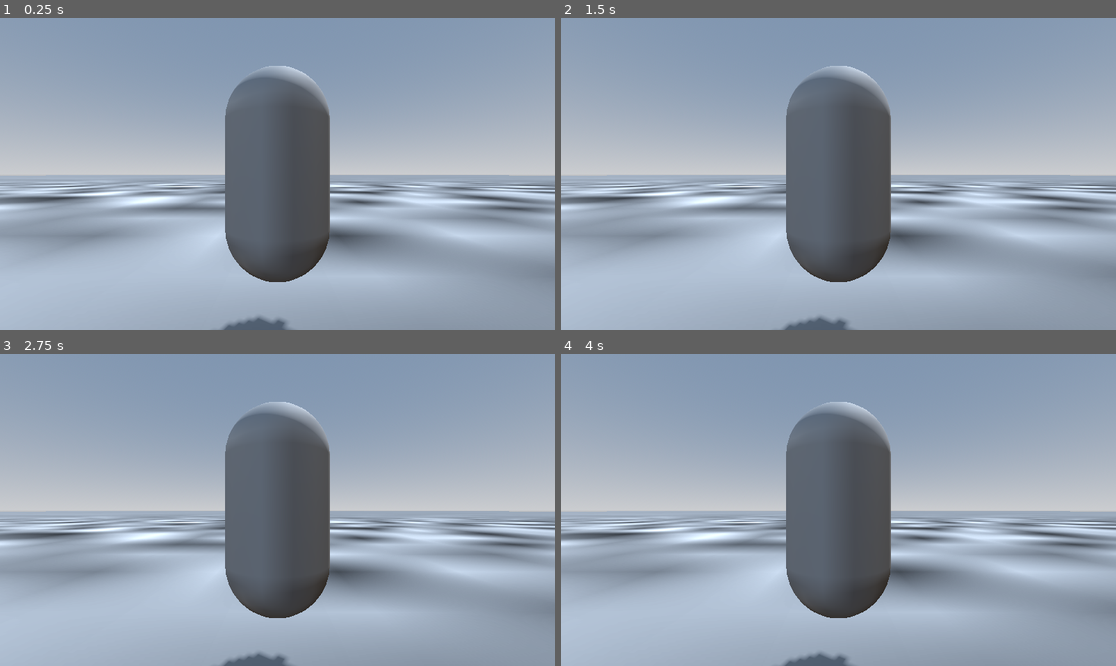
Above: before the commit, frames 1-4 (two rows, left to right).
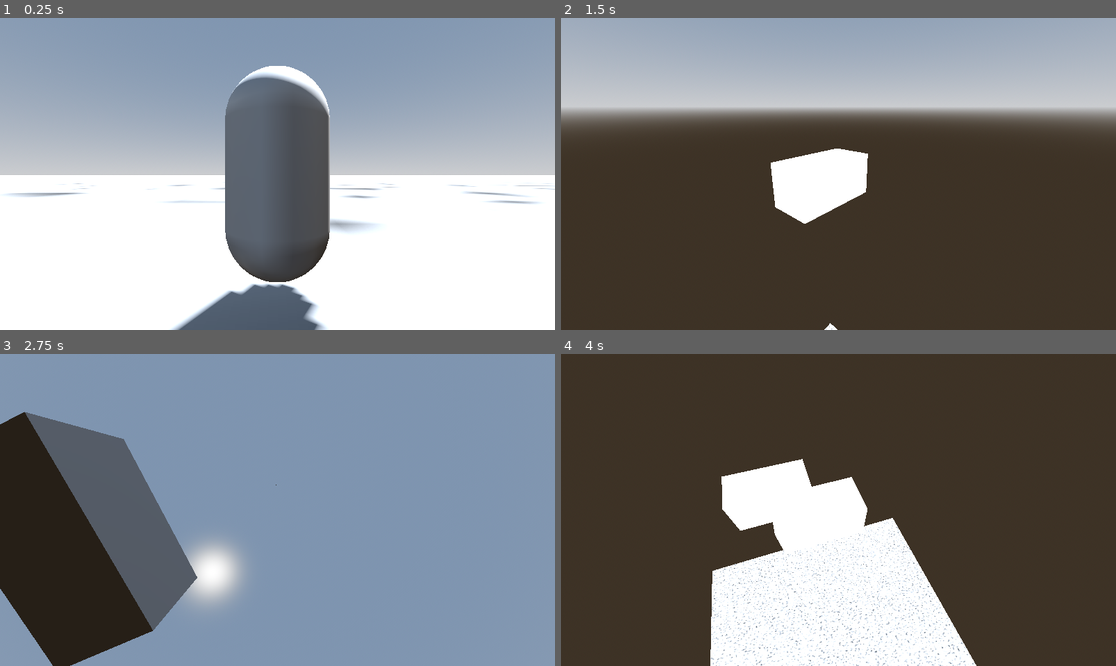
Above: after the commit, the same moments.

Repository: Jagdoggo/Trash-Mtash
Game: Godot game, scene res://node_3d.tscn
Two runs of this game, one before a commit and one after it. Both use one fixed random seed, a clock stepped at 60 frames per second and the inputs below.
Inputs (mouse positions are in pixels of both pictures, inside the frame that each line leads up to):
- Up to frame 1 (0.25 s): no input
- Up to frame 2 (1.5 s): move the mouse to (960, 158) at 0.52 s; hold D (right) 0.53-1.28 s; tap B (build) at 0.6 s; click (960, 158) at 0.67 s; tap Space (jump) at 0.77, 1.07 s; tap F (build part, bound only after the commit) at 0.8, 1.35 s; tap Enter at 1.25 s; move the mouse to (727, 189) at 1.27 s; hold S (down, bound only before the commit) from 1.28 s (still down); click (727, 189) at 1.42 s
- Up to frame 3 (2.75 s): tap Space (jump) at 1.52, 1.55, 1.82, 2, 2.1 s; move the mouse to (333, 441) at 2.02 s; release S (down, bound only before the commit) at 2.03 s; hold D (right) from 2.03 s (still down); click (333, 441) at 2.17 s; tap B (build) at 2.3 s
- Up to frame 4 (4 s): move the mouse to (810, 572) at 2.77 s; release D (right) at 2.78 s; hold W (up, bound only before the commit) 2.78-3.53 s; tap B (build) at 2.85 s; click (810, 572) at 2.92 s; tap Space (jump) at 3.02, 3.32, 3.77, 3.8 s; tap F (build part, bound only after the commit) at 3.05, 3.6 s; tap Enter at 3.5 s; move the mouse to (1005, 556) at 3.52 s; hold A (left) from 3.53 s (still down); click (1005, 556) at 3.67 s

The runs differ from the first frame. In frame 1, 44% of the frame differs, in the area x 0-100%, y 15-100%; in frame 2, 92%; in frame 3, 64%; in frame 4, 100%, in the area x 0-100%, y 0-100%.
Error before the commit: Parse Error: Expected indented block after "if" block. (res://mtash_man.gd:28)

Commit message:
Add in-game builder and player integration
Introduce an in-game builder system: add builder.gd, builder.tscn and a preview.tscn (transparent box) plus accompanying UID and texture imports. Integrate the builder with the player (mtash_man.gd) to toggle build mode, switch cameras, preview and place blocks from a selectable palette, and spawn a duplicated VehicleBody when exiting build mode. Update node_3d.tscn to wire the Builder and Mtash Man instances, extend project.godot input map with build controls (move up/down, cycle block left/right, build part) and rename movement actions to forward/backward. Also update wheel scenes to include mesh/transform and remove obsolete car_test.tscn.

Diff:
--- /dev/null
+++ b/builder.gd
@@ -0,0 +1,48 @@
+extends Node3D
+class_name Builder
+
+@export var mouse_sens : float = 0.01
+@export var blocks : Array[PackedScene]
+@export var scroll_sens : float = 0.4
+@export var player : Player
+
+@onready var vehicle: VehicleBody3D = $Vehicle
+@onready var camera_arm: Node3D = $"Camera Arm"
+@onready var cam: Camera3D = $"Camera Arm/Cam"
+@onready var preview: MeshInstance3D = $Preview
+
+var current_block_index : int = 0
+
+func _ready() -> void:
+	Input.mouse_mode = Input.MOUSE_MODE_CAPTURED
+
+func _input(event: InputEvent) -> void:
+	if event is InputEventMouseMotion:
+		camera_arm.rotation.y += -event.relative.x * mouse_sens
+		camera_arm.rotation.x += -event.relative.y * mouse_sens
+		camera_arm.rotation_degrees.x = clamp(camera_arm.rotation_degrees.x,-90,90)
+	if event is InputEventMouseButton and event.is_pressed():
+		if event.button_index == MOUSE_BUTTON_WHEEL_UP:
+			cam.position.z -= event.factor * scroll_sens
+		elif event.button_index == MOUSE_BUTTON_WHEEL_DOWN:
+			cam.position.z += event.factor * scroll_sens
+		cam.position.z = clamp(cam.position.z,1,15)
+
+func _process(delta: float) -> void:
+	if player.building:
+		var inpupt_dir : Vector2 = Vector2(int(Input.is_action_just_pressed("right")) - int(Input.is_action_just_pressed("left")),int(Input.is_action_just_pressed("backward")) - int(Input.is_action_just_pressed("forward")))
+		inpupt_dir = inpupt_dir.rotated(deg_to_rad(-round(camera_arm.rotation_degrees.y/90)*90))
+		preview.position += Vector3(inpupt_dir.x,0,inpupt_dir.y)
+		if Input.is_action_just_pressed("move down"):
+			preview.position.y -= 1
+		if Input.is_action_just_pressed("move up"):
+			preview.position.y += 1
+		if Input.is_action_just_pressed("cycle block left"):
+			current_block_index -= 1
+		if Input.is_action_just_pressed("cycle block right"):
+			current_block_index += 1
+		current_block_index = clamp(current_block_index,0,blocks.size() - 1)
+		if Input.is_action_just_pressed("build part"):
+			var part = blocks[current_block_index].instantiate()
+			part.position = preview.position
+			$Vehicle.add_child(part)
--- /dev/null
+++ b/builder.tscn
@@ -0,0 +1,41 @@
+[gd_scene format=3 uid="uid://r86ooiu7b0fl"]
+
+[ext_resource type="Script" uid="uid://cxnclqlj632kv" path="res://builder.gd" id="1_h1ki1"]
+[ext_resource type="PackedScene" uid="uid://b0ti3tqxspkg2" path="res://preview.tscn" id="2_clihi"]
+[ext_resource type="PackedScene" uid="uid://b4e8sbk4mtxav" path="res://block.tscn" id="3_nebbf"]
+[ext_resource type="PackedScene" uid="uid://b04wdl6v6rdda" path="res://wheel.tscn" id="4_h00wr"]
+[ext_resource type="PackedScene" uid="uid://u2vndig3hjmo" path="res://wheel(steer).tscn" id="5_ucbhk"]
+
+[sub_resource type="ProceduralSkyMaterial" id="ProceduralSkyMaterial_clihi"]
+sky_horizon_color = Color(0.66224277, 0.6717428, 0.6867428, 1)
+ground_horizon_color = Color(0.66224277, 0.6717428, 0.6867428, 1)
+
+[sub_resource type="Sky" id="Sky_nebbf"]
+sky_material = SubResource("ProceduralSkyMaterial_clihi")
+
+[sub_resource type="Environment" id="Environment_h00wr"]
+background_mode = 2
+sky = SubResource("Sky_nebbf")
+tonemap_mode = 2
+
+[node name="Builder" type="Node3D" unique_id=667126995]
+script = ExtResource("1_h1ki1")
+blocks = Array[PackedScene]([ExtResource("3_nebbf"), ExtResource("4_h00wr"), ExtResource("5_ucbhk")])
+
+[node name="Preview" parent="." unique_id=204736288 instance=ExtResource("2_clihi")]
+
+[node name="DirectionalLight3D" type="DirectionalLight3D" parent="." unique_id=1654734133]
+transform = Transform3D(-0.8660254, -0.43301278, 0.25, 0, 0.49999997, 0.86602545, -0.50000006, 0.75, -0.43301266, 0, 0, 0)
+shadow_enabled = true
+
+[node name="WorldEnvironment" type="WorldEnvironment" parent="." unique_id=1119843083]
+environment = SubResource("Environment_h00wr")
+
+[node name="Vehicle" type="VehicleBody3D" parent="." unique_id=1733489642]
+freeze = true
+
+[node name="Camera Arm" type="Node3D" parent="." unique_id=174607145]
+
+[node name="Cam" type="Camera3D" parent="Camera Arm" unique_id=1588652023]
+transform = Transform3D(1, 0, 0, 0, 1, 0, 0, 0, 1, 0, 0, 5)
+size = 15.0
--- a/car_test.tscn
+++ /dev/null
@@ -1,63 +0,0 @@
-[gd_scene format=3 uid="uid://d2bropeqwfu8j"]
-
-[sub_resource type="BoxShape3D" id="BoxShape3D_4xowi"]
-size = Vector3(1, 1, 3)
-
-[sub_resource type="BoxMesh" id="BoxMesh_a202f"]
-size = Vector3(1, 1, 3)
-
-[sub_resource type="CylinderMesh" id="CylinderMesh_noarx"]
-height = 0.1
-
-[node name="Car Test" type="VehicleBody3D" unique_id=1734504889]
-engine_force = 500.0
-steering = 0.5235988
-
-[node name="Part 1" type="CollisionShape3D" parent="." unique_id=1125301377]
-shape = SubResource("BoxShape3D_4xowi")
-
-[node name="MeshInstance3D" type="MeshInstance3D" parent="Part 1" unique_id=1902354854]
-mesh = SubResource("BoxMesh_a202f")
-
-[node name="Part 2" type="VehicleWheel3D" parent="." unique_id=1135237545]
-transform = Transform3D(1, 0, 0, 0, 1, 0, 0, 0, 1, -1, 0, 1)
-engine_force = 500.0
-steering = 0.5235988
-use_as_traction = true
-use_as_steering = true
-
-[node name="MeshInstance3D" type="MeshInstance3D" parent="Part 2" unique_id=24810656]
-transform = Transform3D(-4.371139e-08, -1, 0, 1, -4.371139e-08, 0, 0, 0, 1, 0, 0, 0)
-mesh = SubResource("CylinderMesh_noarx")
-
-[node name="Part 3" type="VehicleWheel3D" parent="." unique_id=1280142428]
-transform = Transform3D(1, 0, 0, 0, 1, 0, 0, 0, 1, 1, 0, 1)
-engine_force = 500.0
-steering = 0.5235988
-use_as_traction = true
-use_as_steering = true
-
-[node name="MeshInstance3D" type="MeshInstance3D" parent="Part 3" unique_id=844296439]
-transform = Transform3D(-4.371139e-08, -1, 0, 1, -4.371139e-08, 0, 0, 0, 1, 0, 0, 0)
-mesh = SubResource("CylinderMesh_noarx")
-
-[node name="Part 4" type="VehicleWheel3D" parent="." unique_id=1277686619]
-transform = Transform3D(1, 0, 0, 0, 1, 0, 0, 0, 1, -1, 0, -1)
-engine_force = 500.0
-use_as_traction = true
-
-[node name="MeshInstance3D" type="MeshInstance3D" parent="Part 4" unique_id=1230271]
-transform = Transform3D(-4.371139e-08, -1, 0, 1, -4.371139e-08, 0, 0, 0, 1, 0, 0, 0)
-mesh = SubResource("CylinderMesh_noarx")
-
-[node name="Part 5" type="VehicleWheel3D" parent="." unique_id=222854182]
-transform = Transform3D(1, 0, 0, 0, 1, 0, 0, 0, 1, 1, 0, -1)
-engine_force = 500.0
-use_as_traction = true
-
-[node name="MeshInstance3D" type="MeshInstance3D" parent="Part 5" unique_id=1807719465]
-transform = Transform3D(-4.371139e-08, -1, 0, 1, -4.371139e-08, 0, 0, 0, 1, 0, 0, 0)
-mesh = SubResource("CylinderMesh_noarx")
-
-[node name="Camera3D" type="Camera3D" parent="." unique_id=1121436176]
-transform = Transform3D(-1, 6.246118e-08, -6.116651e-08, 0, 0.69966334, 0.71447265, 8.742278e-08, 0.71447265, -0.69966334, 0, 2.96, -2.879)
--- a/mtash_man.gd
+++ b/mtash_man.gd
@@ -5,9 +5,13 @@
 @export var mouse_sens : float = 0.01
 @export var jump_vel : float = 5
 @export var scroll_sens : float = 0.4
+@export var builder : Builder
+@export var vehicle : VehicleBody3D
 
 @onready var camera_arm: SpringArm3D = $"Camera Arm"
 @onready var cam: Camera3D = $"Camera Arm/Cam"
+
+var building = false
 
 func _ready() -> void:
 	Input.mouse_mode = Input.MOUSE_MODE_CAPTURED
@@ -26,19 +30,32 @@
 
 func _physics_process(delta: float) -> void:
 	if Input.is_action_just_pressed("build"):
-
+		if building:
+			building = false
+			builder.cam.current = false
+			cam.current = true
+			vehicle = builder.vehicle.duplicate()
+			vehicle.position = Vector3(position.x,position.y + 2,position.z)
+			vehicle.freeze = false
+			vehicle.engine_force = 100
+			get_parent().add_child(vehicle)
+		else:
+			building = true
+			builder.cam.current = true
+			cam.current = false
 	if Input.is_action_just_pressed("quit"):
 		get_tree().quit()
-	if Input.is_action_just_pressed("jump") and is_on_floor():
-		velocity.y = jump_vel
-	if not is_on_floor():
-		velocity += get_gravity() * delta
-	var input_dir := Input.get_vector("left", "right", "up", "down")
-	var direction := (transform.basis * Vector3(input_dir.x, 0, input_dir.y)).normalized()
-	if direction:
-		velocity.x = direction.x * SPEED
-		velocity.z = direction.z * SPEED
-	else:
-		velocity.x = move_toward(velocity.x, 0, SPEED)
-		velocity.z = move_toward(velocity.z, 0, SPEED)
+	if not building:
+		if Input.is_action_just_pressed("jump") and is_on_floor():
+			velocity.y = jump_vel
+		if not is_on_floor():
+			velocity += get_gravity() * delta
+		var input_dir := Input.get_vector("left", "right", "forward", "backward")
+		var direction := (transform.basis * Vector3(input_dir.x, 0, input_dir.y)).normalized()
+		if direction:
+			velocity.x = direction.x * SPEED
+			velocity.z = direction.z * SPEED
+		else:
+			velocity.x = move_toward(velocity.x, 0, SPEED)
+			velocity.z = move_toward(velocity.z, 0, SPEED)
 	move_and_slide()
--- a/node_3d.tscn
+++ b/node_3d.tscn
@@ -1,6 +1,7 @@
 [gd_scene format=3 uid="uid://cxt5fpc6xlyvs"]
 
 [ext_resource type="PackedScene" uid="uid://ckkoffyeupk5j" path="res://mtash_man.tscn" id="1_a202f"]
+[ext_resource type="PackedScene" uid="uid://r86ooiu7b0fl" path="res://builder.tscn" id="2_noarx"]
 
 [sub_resource type="ProceduralSkyMaterial" id="ProceduralSkyMaterial_4xowi"]
 sky_horizon_color = Color(0.66224277, 0.6717428, 0.6867428, 1)
@@ -49,4 +50,9 @@
 [node name="CollisionShape3D" type="CollisionShape3D" parent="StaticBody3D" unique_id=1869685724]
 shape = SubResource("BoxShape3D_wc5p8")
 
-[node name="Mtash Man" parent="." unique_id=120742675 instance=ExtResource("1_a202f")]
+[node name="Mtash Man" parent="." unique_id=120742675 node_paths=PackedStringArray("builder") instance=ExtResource("1_a202f")]
+builder = NodePath("../Builder")
+
+[node name="Builder" parent="." unique_id=667126995 node_paths=PackedStringArray("player") instance=ExtResource("2_noarx")]
+transform = Transform3D(1, 0, 0, 0, 1, 0, 0, 0, 1, 0, 500, 0)
+player = NodePath("../Mtash Man")
--- /dev/null
+++ b/preview.tscn
@@ -0,0 +1,11 @@
+[gd_scene format=3 uid="uid://b0ti3tqxspkg2"]
+
+[sub_resource type="StandardMaterial3D" id="StandardMaterial3D_cn6ar"]
+transparency = 1
+albedo_color = Color(1, 1, 1, 0.5019608)
+
+[sub_resource type="BoxMesh" id="BoxMesh_2gyu8"]
+material = SubResource("StandardMaterial3D_cn6ar")
+
+[node name="Preview" type="MeshInstance3D" unique_id=204736288]
+mesh = SubResource("BoxMesh_2gyu8")
--- a/project.godot
+++ b/project.godot
@@ -29,13 +29,13 @@
 , Object(InputEventKey,"resource_local_to_scene":false,"resource_name":"","device":-1,"window_id":0,"alt_pressed":false …(186 unchanged characters)…
 ]
 }
-up={
+forward={
 "deadzone": 0.2,
 "events": [Object(InputEventKey,"resource_local_to_scene":false,"resource_name":"","device":-1,"window_id":0,"alt_press …(192 unchanged characters)…
 , Object(InputEventKey,"resource_local_to_scene":false,"resource_name":"","device":-1,"window_id":0,"alt_pressed":false …(186 unchanged characters)…
 ]
 }
-down={
+backward={
 "deadzone": 0.2,
 "events": [Object(InputEventKey,"resource_local_to_scene":false,"resource_name":"","device":-1,"window_id":0,"alt_press …(192 unchanged characters)…
 , Object(InputEventKey,"resource_local_to_scene":false,"resource_name":"","device":-1,"window_id":0,"alt_pressed":false …(186 unchanged characters)…
@@ -56,6 +56,31 @@
 "events": [Object(InputEventKey,"resource_local_to_scene":false,"resource_name":"","device":-1,"window_id":0,"alt_press …(191 unchanged characters)…
 ]
 }
+"move up"={
+"deadzone": 0.2,
+"events": [Object(InputEventKey,"resource_local_to_scene":false,"resource_name":"","device":-1,"window_id":0,"alt_pressed":false,"shift_pressed":false,"ctrl_pressed":false,"meta_pressed":false,"pressed":false,"keycode":0,"physical_keycode":4194325,"key_label":0,"unicode":0,"location":0,"echo":false,"script":null)
+]
+}
+"move down"={
+"deadzone": 0.2,
+"events": [Object(InputEventKey,"resource_local_to_scene":false,"resource_name":"","device":-1,"window_id":0,"alt_pressed":false,"shift_pressed":false,"ctrl_pressed":false,"meta_pressed":false,"pressed":false,"keycode":0,"physical_keycode":4194326,"key_label":0,"unicode":0,"location":0,"echo":false,"script":null)
+]
+}
+"cycle block left"={
+"deadzone": 0.2,
+"events": [Object(InputEventKey,"resource_local_to_scene":false,"resource_name":"","device":-1,"window_id":0,"alt_pressed":false,"shift_pressed":false,"ctrl_pressed":false,"meta_pressed":false,"pressed":false,"keycode":0,"physical_keycode":81,"key_label":0,"unicode":113,"location":0,"echo":false,"script":null)
+]
+}
+"cycle block right"={
+"deadzone": 0.2,
+"events": [Object(InputEventKey,"resource_local_to_scene":false,"resource_name":"","device":-1,"window_id":0,"alt_pressed":false,"shift_pressed":false,"ctrl_pressed":false,"meta_pressed":false,"pressed":false,"keycode":0,"physical_keycode":69,"key_label":0,"unicode":101,"location":0,"echo":false,"script":null)
+]
+}
+"build part"={
+"deadzone": 0.2,
+"events": [Object(InputEventKey,"resource_local_to_scene":false,"resource_name":"","device":-1,"window_id":0,"alt_pressed":false,"shift_pressed":false,"ctrl_pressed":false,"meta_pressed":false,"pressed":false,"keycode":0,"physical_keycode":70,"key_label":0,"unicode":102,"location":0,"echo":false,"script":null)
+]
+}
 
 [physics]
 
--- a/wheel(steer).tscn
+++ b/wheel(steer).tscn
@@ -1,5 +1,17 @@
 [gd_scene format=3 uid="uid://u2vndig3hjmo"]
 
+[sub_resource type="StandardMaterial3D" id="StandardMaterial3D_q7elo"]
+albedo_color = Color(1, 1, 0, 1)
+
+[sub_resource type="CylinderMesh" id="CylinderMesh_q7elo"]
+material = SubResource("StandardMaterial3D_q7elo")
+height = 0.1
+
 [node name="Wheel(steer)" type="VehicleWheel3D" unique_id=1001268959]
+transform = Transform3D(1, 0, 0, 0, 1, 0, 0, 0, 1, 0, -0.2, 0)
 use_as_traction = true
 use_as_steering = true
+
+[node name="MeshInstance3D" type="MeshInstance3D" parent="." unique_id=670048899]
+transform = Transform3D(-4.371139e-08, 1, 0, -1, -4.371139e-08, 0, 0, 0, 1, 0, 0, 0)
+mesh = SubResource("CylinderMesh_q7elo")
--- a/wheel.tscn
+++ b/wheel.tscn
@@ -1,4 +1,12 @@
 [gd_scene format=3 uid="uid://b04wdl6v6rdda"]
 
+[sub_resource type="CylinderMesh" id="CylinderMesh_3bktd"]
+height = 0.1
+
 [node name="Wheel" type="VehicleWheel3D" unique_id=376329292]
+transform = Transform3D(1, 0, 0, 0, 1, 0, 0, 0, 1, 0, -0.2, 0)
 use_as_traction = true
+
+[node name="MeshInstance3D" type="MeshInstance3D" parent="." unique_id=958678714]
+transform = Transform3D(-4.371139e-08, 1, 0, -1, -4.371139e-08, 0, 0, 0, 1, 0, 0, 0)
+mesh = SubResource("CylinderMesh_3bktd")
Not shown, added: builder.gd.uid
Binary file added: textures/blueprint.ase
Binary file added: textures/blueprint.png
Not shown, added: textures/blueprint.png.import
